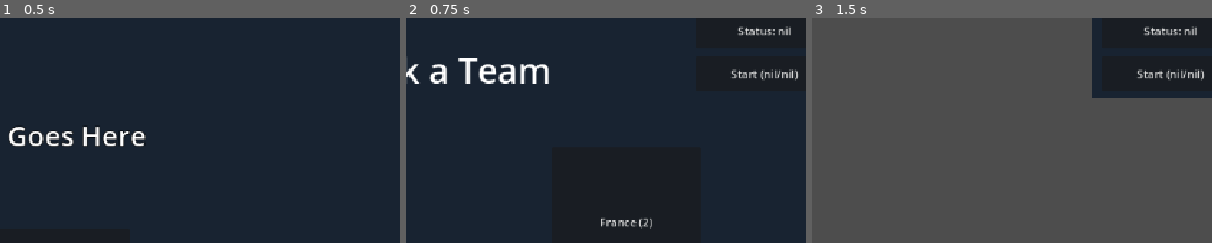
Above: before the commit, frames 1-3 (left to right).
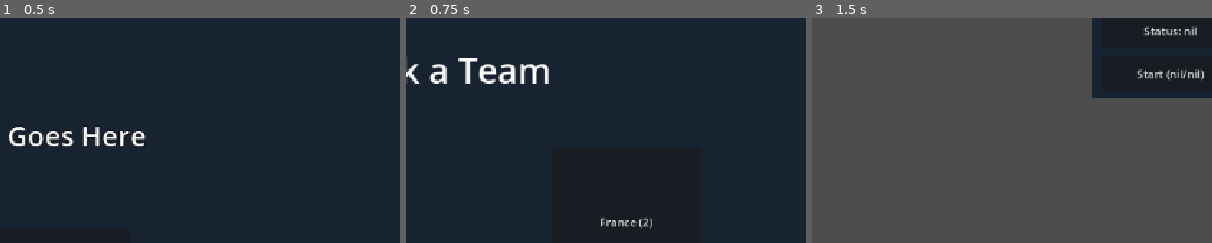
Above: after the commit, the same moments.

Repository: GunMan9/NapoleonGameRepo
Game: Godot game, scene res://Main/main_menu.tscn
Two runs of this game, one before a commit and one after it. Both use one fixed random seed, a clock stepped at 60 frames per second and the inputs below.
Inputs:
- Up to frame 1 (0.5 s): no input
- Up to frame 2 (0.75 s): click "Play" at 0.5 s
- Up to frame 3 (1.5 s): click "British Empire (2)" at 1.25 s
The pictures show only the part of the screen within x 44-94%, y 5-55%; the shares and areas given below are measured in that part.

Frame 1 is identical in both runs. In frame 2, 0.7% of the frame differs, in the area x 81-98%, y 3-28%; in frame 3, nothing differs.
Error before the commit: Attempt to call function 'get_node' in base 'null instance' on a null instance. (res://Main/RoundSystem.gd:4)

Commit message:
Round System Start
Start of the round system

Diff:
--- a/napoleon-game/Main/MoraleSystem.gd
+++ b/napoleon-game/Main/MoraleSystem.gd
@@ -9,8 +9,6 @@
 
 var current_morale: int
 var timer: Timer
-
-signal game_started
 
 func _ready():
 	current_morale = max_morale
--- a/napoleon-game/Main/RoundSystem.gd
+++ b/napoleon-game/Main/RoundSystem.gd
@@ -1,16 +1,12 @@
 extends Control
 
-var controlNode = get_parent()
-var readyMenu = controlNode.get_node("CanvasLayer")
-var readyButton = readyMenu.get_node("ReadyButton")
-var startButton = readyMenu.get_node("StartButton")
+@export var team_selector: NodePath
 
-var rData = {
+func _ready():
+	visible = false
 
-}
+	var ts = get_node(team_selector)
+	ts.roundui.connect(_on_roundui)
 
-func _on_ready_button_pressed() -> void:
-	print("Ready button pressed")
-
-func _on_start_button_pressed() -> void:
-	pass # Replace with function body.
+func _on_roundui():
+	visible = true
--- a/napoleon-game/Main/main.tscn
+++ b/napoleon-game/Main/main.tscn
@@ -103,4 +103,4 @@
 surface_material_override/0 = SubResource("StandardMaterial3D_qvhan")
 
 [node name="RoundUI" parent="." unique_id=1875661046 instance=ExtResource("2_qvhan")]
-visible = false
+team_selector = NodePath("../TeamSelector")
--- a/napoleon-game/Main/round_ui.tscn
+++ b/napoleon-game/Main/round_ui.tscn
@@ -11,9 +11,8 @@
 grow_vertical = 2
 script = ExtResource("1_7a2fg")
 
-[node name="CanvasLayer" type="CanvasLayer" parent="." unique_id=940900293]
-
-[node name="ReadyMenu" type="ColorRect" parent="CanvasLayer" unique_id=1408536393]
+[node name="ReadyMenu" type="ColorRect" parent="." unique_id=1408536393]
+layout_mode = 1
 anchors_preset = 1
 anchor_left = 1.0
 anchor_right = 1.0
@@ -24,7 +23,7 @@
 grow_horizontal = 0
 color = Color(0.09411765, 0.13725491, 0.19215687, 1)
 
-[node name="ReadyButton" type="Button" parent="CanvasLayer/ReadyMenu" unique_id=660920114]
+[node name="ReadyButton" type="Button" parent="ReadyMenu" unique_id=660920114]
 layout_mode = 1
 anchors_preset = 5
 anchor_left = 0.5
@@ -37,7 +36,7 @@
 text = "Status: nil
 "
 
-[node name="StartButton" type="Button" parent="CanvasLayer/ReadyMenu" unique_id=1497351927]
+[node name="StartButton" type="Button" parent="ReadyMenu" unique_id=1497351927]
 layout_mode = 1
 anchors_preset = 7
 anchor_left = 0.5
@@ -52,5 +51,5 @@
 grow_vertical = 0
 text = "Start (nil/nil)"
 
-[connection signal="pressed" from="CanvasLayer/ReadyMenu/ReadyButton" to="." method="_on_ready_button_pressed"]
-[connection signal="pressed" from="CanvasLayer/ReadyMenu/StartButton" to="." method="_on_start_button_pressed"]
+[connection signal="pressed" from="ReadyMenu/ReadyButton" to="." method="_on_ready_button_pressed"]
+[connection signal="pressed" from="ReadyMenu/StartButton" to="." method="_on_start_button_pressed"]
